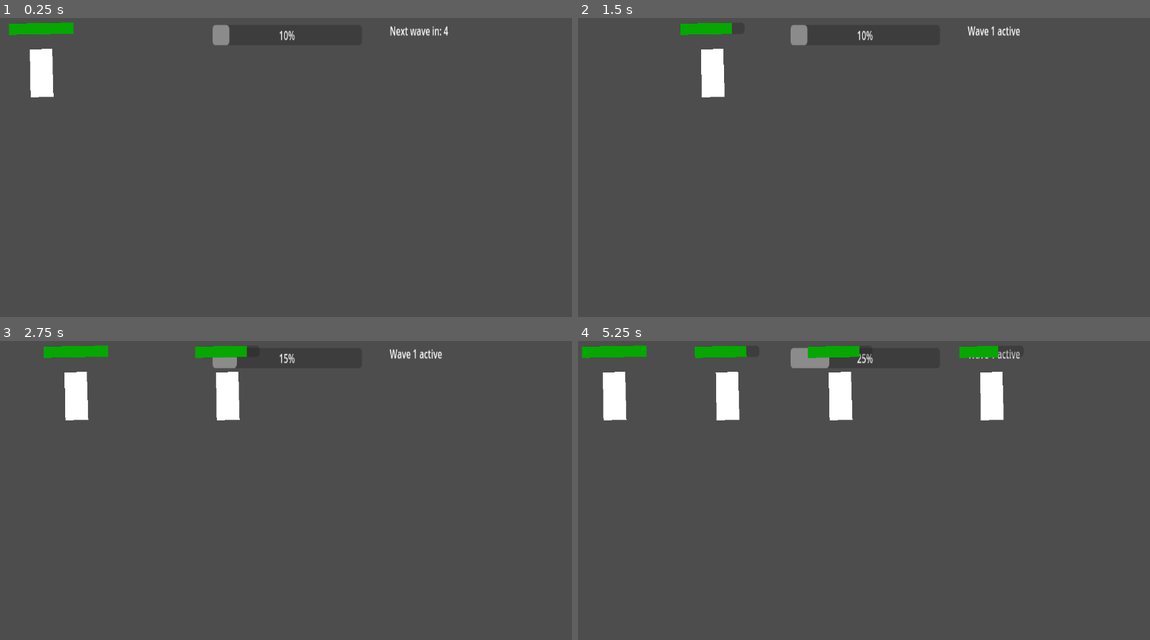
Above: before the commit, frames 1-4 (two rows, left to right).
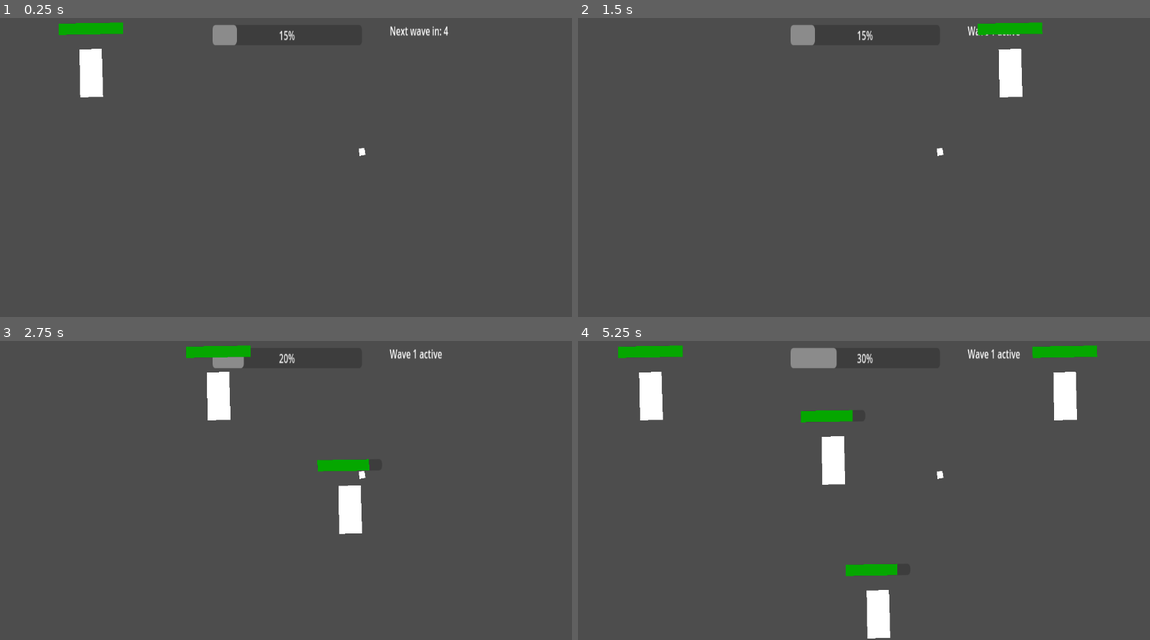
Above: after the commit, the same moments.

Repository: Ju-im/Cozy-Game-Jam
Game: Godot game, scene res://Enemy.tscn
Two runs of this game, one before a commit and one after it. Both use one fixed random seed, a clock stepped at 60 frames per second and the inputs below.
Inputs (mouse positions are in pixels of both pictures, inside the frame that each line leads up to):
- Up to frame 1 (0.25 s): no input
- Up to frame 2 (1.5 s): tap Enter (ui_accept) at 0.5, 0.77 s; move the mouse to (989, 140) at 0.52 s; hold Right (ui_right) 0.53-1.28 s; click (989, 140) at 0.67 s; move the mouse to (749, 173) at 1.27 s; hold Down (ui_down) from 1.28 s (still down)
- Up to frame 3 (2.75 s): tap Enter (ui_accept) at 1.52 s; move the mouse to (343, 409) at 2.02 s; release Down (ui_down) at 2.03 s; hold Right (ui_right) from 2.03 s (still down)
- Up to frame 4 (5.25 s): move the mouse to (835, 544) at 2.77 s; release Right (ui_right) at 2.78 s; hold Up (ui_up) 2.78-3.53 s; click (835, 544) at 2.92 s; tap Enter (ui_accept) at 3.02, 3.77, 4.52 s; move the mouse to (1035, 526) at 3.52 s; hold Left (ui_left) 3.53-5.03 s; move the mouse to (692, 430) at 4.27 s; move the mouse to (892, 478) at 5.02 s; hold Down (ui_down) from 5.03 s (still down); click (892, 478) at 5.17 s

The runs differ from the first frame. In frame 1, 2.1% of the frame differs, in the area x 1-64%, y 1-47%; in frame 2, 2.2%; in frame 3, 2.8%; in frame 4, 7.8%, in the area x 0-91%, y 1-100%.

Commit message:
FinalBasicPush

Diff:
--- a/limbo-theorem/Enemy.tscn
+++ b/limbo-theorem/Enemy.tscn
@@ -10,6 +10,9 @@
 "points": PackedVector2Array(0, 0, 0, 0, 44, 162.527, 0, 0, 0, 0, 1054, 162.527, 0, 0, 0, 0, 1053, 315.081, 0, 0, 0, 0, …(220 unchanged characters)…
 }
 point_count = 12
+
+[sub_resource type="RectangleShape2D" id="RectangleShape2D_e6d4v"]
+size = Vector2(333, 73.399)
 
 [node name="EnemyAi" type="Node2D"]
 
@@ -36,3 +39,14 @@
 
 [node name="PathFollow2D" parent="Path2D" instance=ExtResource("2_2hac7")]
 position = Vector2(44, 162.527)
+
+[node name="Area2D" type="Area2D" parent="Path2D"]
+
+[node name="CollisionShape2D" type="CollisionShape2D" parent="Path2D/Area2D"]
+position = Vector2(763.5, 293.948)
+shape = SubResource("RectangleShape2D_e6d4v")
+
+[node name="Polygon2D" type="Polygon2D" parent="Path2D/Area2D"]
+polygon = PackedVector2Array(723, 265.551, 724, 275.457, 736, 274.136, 734, 264.89)
+
+[connection signal="body_entered" from="Path2D/Area2D" to="Path2D" method="DamageSystem"]
--- a/limbo-theorem/EnemyHP.gd
+++ b/limbo-theorem/EnemyHP.gd
@@ -1,26 +1,33 @@
 extends Node2D
 
-const MAX_HEALTH = 5
-var health = MAX_HEALTH
+const MAX_HEALTH := 5
+var health := MAX_HEALTH
+
+@onready var health_bar = $HealthBar
+
+
 
 func _ready() -> void:
 	update_health_ui()
-	$HealthBar.max_value = MAX_HEALTH
+	health_bar.max_value = MAX_HEALTH
+	health = MAX_HEALTH
 
-func update_health_ui():
-	set_health_bar()
 
-func set_health_bar() -> void:
-	$HealthBar.value = health
+func update_health_ui() -> void:
+	health_bar.value = health
 
-func _input(event: InputEvent) -> void:
-	if event.is_action_pressed("ui_down"):
-		damage()
-		print("dmg")
 
+func _DmgSystem():
+	pass
 
 func damage() -> void:
 	health -= 1
-	if health < 0:
-		health = MAX_HEALTH
-		update_health_ui()
+	update_health_ui()
+
+	if health <= 0:
+		die()
+
+
+func die() -> void:
+	print("dead")
+	queue_free()
--- a/limbo-theorem/PathCode.gd
+++ b/limbo-theorem/PathCode.gd
@@ -1,11 +1,13 @@
 extends PathFollow2D
-@onready var rigid_body_2d: CharacterBody2D = $RigidBody2D
 
-@export var runspeed: float = 150.0
+@onready var enemy = $RigidBody2D
+
+@export var runspeed: float = 550.0
 
 func _process(delta: float) -> void:
 	progress += runspeed * delta
-	rigid_body_2d.set_health_bar()
 
-	if not loop and progress_ratio >= 1.0:
+	# no invalid function calls here
+
+	if progress_ratio >= 1.0:
 		queue_free()
--- a/limbo-theorem/basicEnemy.tscn
+++ b/limbo-theorem/basicEnemy.tscn
@@ -5,6 +5,7 @@
 
 [node name="PathFollow2D" type="PathFollow2D"]
 rotates = false
+loop = false
 script = ExtResource("1_x51mg")
 
 [node name="RigidBody2D" parent="." instance=ExtResource("2_fphe5")]
--- a/limbo-theorem/enemyspawn.gd
+++ b/limbo-theorem/enemyspawn.gd
@@ -10,7 +10,7 @@
 var spawning := false
 var wave_timer := 5.0
 var wave_complete := false
-
+var enemy_killed=0
 var follower = preload("res://basicEnemy.tscn")
 
 func _process(delta: float) -> void:
@@ -25,10 +25,11 @@
 				var enemy = follower.instantiate()
 				add_child(enemy)
 				timer = 0.0
+				enemy_killed+=1
 
 			# 👇 END WAVE CONDITION
-			if get_child_count() >= max_enemy:
-				end_wave()
+		if enemy_killed >= max_enemy:
+			end_wave()
 
 	else:
 		wave_timer -= delta
@@ -54,3 +55,13 @@
 	if event.is_action_pressed("ui_accept"): # space by default
 		if not spawning:
 			start_wave()
+
+
+func _on_area_2d_body_entered(body: Node2D) -> void:
+	pass # Replace with function body.
+
+
+func DamageSystem(body: Node2D) -> void:
+	get_tree().get_nodes_in_group("DamageSystem")
+	body.damage()
+	print("helo")
--- a/limbo-theorem/project.godot
+++ b/limbo-theorem/project.godot
@@ -17,6 +17,7 @@
 
 [layer_names]
 
+2d_render/layer_1="Tower"
 2d_physics/layer_1="world"
 2d_physics/layer_2="player"
 2d_physics/layer_3="slots"
Not shown: 1 places in limbo-theorem/Enemy.tscn that only renumber resources
Not shown, added: limbo-theorem/project.godot~RF2368c0c8.TMP
Not shown, added: limbo-theorem/test1.tscn20356390779.tmp
